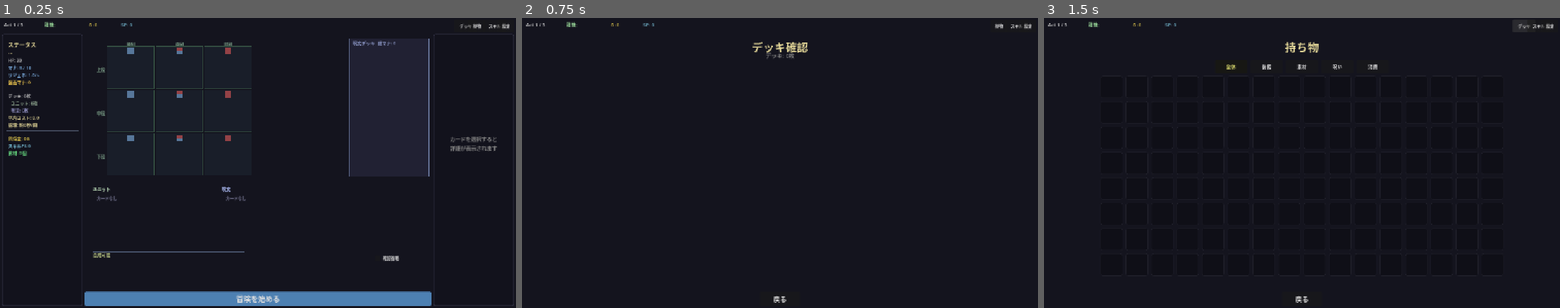
Above: before the commit, frames 1-3 (left to right).
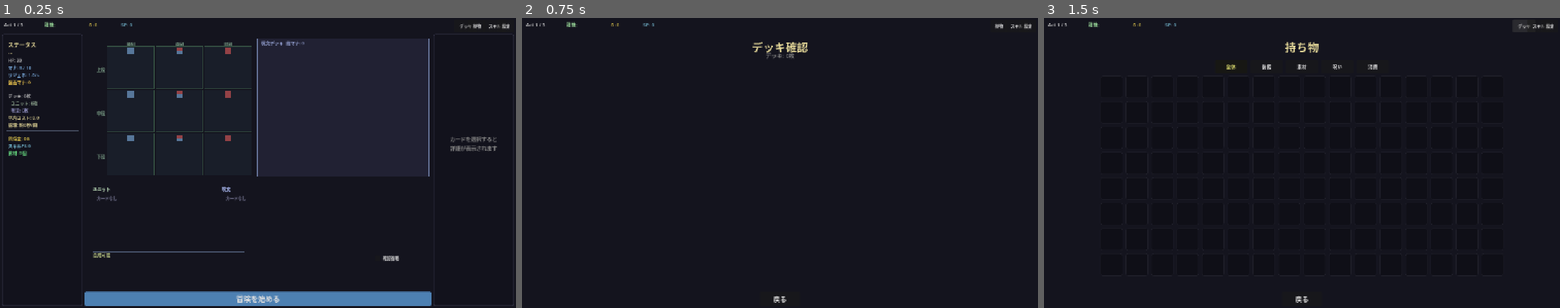
Above: after the commit, the same moments.

Repository: kazumak334-create/dungeon-board-game
Game: Godot game, scene res://scenes/DeckPrep.tscn
Two runs of this game, one before a commit and one after it. Both use one fixed random seed, a clock stepped at 60 frames per second and the inputs below. This scene is started directly instead of the project's main scene.
Inputs:
- Up to frame 1 (0.25 s): no input
- Up to frame 2 (0.75 s): click "デッキ" at 0.5 s
- Up to frame 3 (1.5 s): click "持物" at 1.25 s

The runs differ from the first frame. In frame 1, 0.3% of the frame differs, in the area x 49-77%, y 7-55%; in frame 2, nothing differs; in frame 3, nothing differs.

Commit message:
fix: DeckPrep バグ修正3件
1. 呪文デッキサイズを427.0に修正（企画書通り）
2. ドラッグ判定のずれ修正（_drag_offset = Vector2.ZERO）
3. SYSTEM_SPELLS チェック追加（召喚加速等が呪文デッキに入らない問題修正）

Co-Authored-By: Claude Sonnet 4.5 <noreply@anthropic.com>

Diff:
--- a/scripts/DeckPrepBoard.gd
+++ b/scripts/DeckPrepBoard.gd
@@ -418,7 +418,7 @@
 	var ally_board_w = float(ROW_LABEL_W) + 3.0 * float(CELL_W + CELL_GAP)
 
 	# タスク#7: 呪文デッキを右端に寄せて余白を最小化
-	const SPELL_DECK_W = 200.0
+	const SPELL_DECK_W = 427.0
 	var container_w = tab_container.size.x if tab_container else 860.0
 	var spell_deck_x = container_w - SPELL_DECK_W - 5.0  # 右端から5px余白
 	var spell_deck_y = float(CELLS_START_Y) - 20.0  # ラベル込みで上端揃え
@@ -1006,7 +1006,7 @@
 
 func start_drag_group(idx: int, group: Array, source_node: Control, mouse_pos: Vector2) -> void:
 	_dragging = true; _drag_source_idx = idx; _drag_group_indices = group
-	_drag_offset = source_node.global_position - mouse_pos
+	_drag_offset = Vector2.ZERO  # カードをマウス位置に表示してドロップ判定と一致させる
 	var entry = GameSession.selected_deck[idx] if idx < GameSession.selected_deck.size() else {}
 	var card_name = entry.get("name", "???") if entry is Dictionary else str(entry)
 	var count = group.size()
@@ -1232,7 +1232,7 @@
 			var entry = GameSession.selected_deck[move_idx]
 			var card_name = entry.get("name", "") if entry is Dictionary else str(entry)
 
-			if not (CardDB.SPELLS.has(card_name) or CardDB.STATUS_SPELLS.has(card_name)):
+			if not (CardDB.SPELLS.has(card_name) or CardDB.STATUS_SPELLS.has(card_name) or CardDB.SYSTEM_SPELLS.has(card_name)):
 				push_warning("[DeckPrepBoard] 呪文デッキには呪文のみ配置できます: %s" % card_name)
 				end_drag()
 				return
